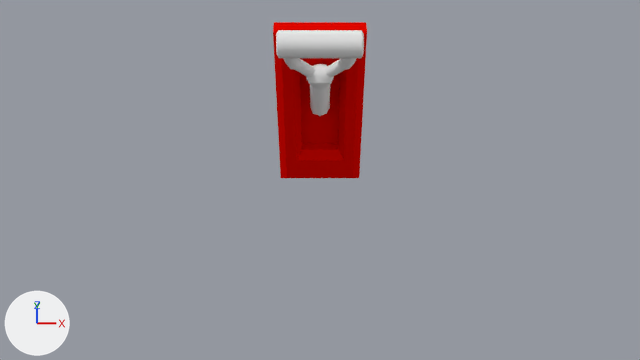
One commit to the Blender file Model sources/Lever.blend: the scene before it, then after it.
Before and after are seen from the file's camera 'Camera'. The axes (+X, +Y, +Z) are drawn at lower left. The lights are the same throughout.

Script lines for the objects in view, before the commit:
```python
me_circle = bpy.data.meshes.new('Circle')
me_circle.from_pydata(...)  # 54 vertices, 40 faces; spans x 0.0..0.122, y -0.039..0.0, z 0.0..0.399
me_circle.polygons.foreach_set('use_smooth', [True] * 40)
me_circle.materials.append(mat_lever_arm)  # white #e7e7e7
me_cube = bpy.data.meshes.new('Cube')
me_cube.from_pydata(...)  # 24 vertices, 17 faces; spans x 0.0..0.14, y -0.074..0.0, z 0.0..0.6
me_cube.materials.append(mat_lever_body)  # red #e10700
ob_lever_arm = bpy.data.objects.new('Lever arm', me_circle)
ob_lever_arm.parent = ob_lever_body
ob_lever_arm.location = (0.0, -0.0314, 0.301)
ob_lever_arm.rotation_euler = (0.407, 0.0, 0.0)  # degrees (23, 0, 0)
_m = ob_lever_arm.modifiers.new('Mirror', 'MIRROR')
_m.use_axis = (True, True, False)
ob_lever_body = bpy.data.objects.new('Lever body', me_cube)
ob_lever_body.location = (0.0, 0.0, 0.0)
_m = ob_lever_body.modifiers.new('Mirror', 'MIRROR')
```
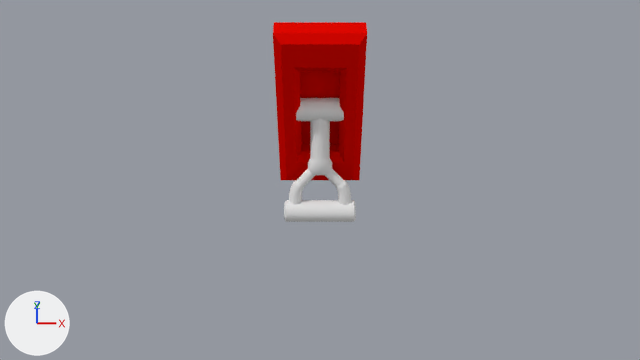
Boxes [x1, y1, x2, y2] around the edits, measured in the pictures (640 x 360 px):
'Lever arm', reshaped, moved, turned
    before: [276, 30, 364, 116]
    after: [284, 98, 356, 222]
part 1 of me_circle, built on
    before: [283, 58, 357, 69]
    after: [289, 182, 351, 205]
part 2 of me_circle, added
    after: [296, 98, 344, 121]

The change, as a diff of the scene's bpy script:
```diff
--- a/Model sources/Lever.blend.py
+++ b/Model sources/Lever.blend.py
@@ me_circle @@
 # used by ob_lever_arm; parent = ob_lever_body; location = (0.0, -0.0314, 0.301); rotation_euler = (0.407, 0.0, 0.0), in degrees (23, 0, 0)
 # verts and faces of me_circle; kept vertices keep their numbers, new ones are numbered from 54
-me_circle.from_pydata(...)  # 54 vertices, 40 faces; spans x 0.0..0.122, y -0.039..0.0, z 0.0..0.399
+me_circle.from_pydata(...)  # 70 vertices, 52 faces; spans x 0.0..0.122, y -0.04..0.0, z -0.04..0.399
+# me_circle part 1
+# 4 faces are deleted
+# 5 vertices in x 0.062..0.107, y -0.022..0.0, z 0.288 move by (0.0, 0.0, 0.008)
+# 5 vertices are added at (0.066, -0.015, 0.283), (0.08, -0.022, 0.277), (0.06, 0.0, 0.285), (0.099, 0.0, 0.27), (0.093, -0.015, 0.272)
+# 8 new faces join them
+# me_circle part 2
+verts[54] = (0.0, 0.0, 0.04)
+verts[55] = (0.0, -0.028, 0.028)
+verts[56] = (0.0, -0.04, 0.0)
+verts[57] = (0.0, -0.028, -0.028)
+verts[58] = (0.0, 0.0, -0.04)  # pixel (320, 97)
+for new, old in zip([*range(59, 64)], [*range(54, 59)]): verts[new] = verts[old] + (0.104, 0.0, 0.0)
+verts[69] = (0.104, 0.0, 0.0)
+faces += [(56, 57, 62, 61), (54, 55, 60, 59), (57, 58, 63, 62), (55, 56, 61, 60), (59, 60, 69), (60, 61, 69)]
+faces += [(61, 62, 69), (62, 63, 69)]
 me_circle.materials.append(mat_lever_arm)
@@ ob_lever_arm @@
 ob_lever_arm.parent = ob_lever_body
-ob_lever_arm.location = (0.0, -0.0314, 0.301)
-ob_lever_arm.rotation_euler = (0.407, 0.0, 0.0)  # degrees (23, 0, 0)
+ob_lever_arm.location = (0.0, -0.0433, 0.301)
+ob_lever_arm.rotation_euler = (2.735, 0.0, 0.0)  # degrees (157, 0, 0)
 _m = ob_lever_arm.modifiers.new('Mirror', 'MIRROR')
```
